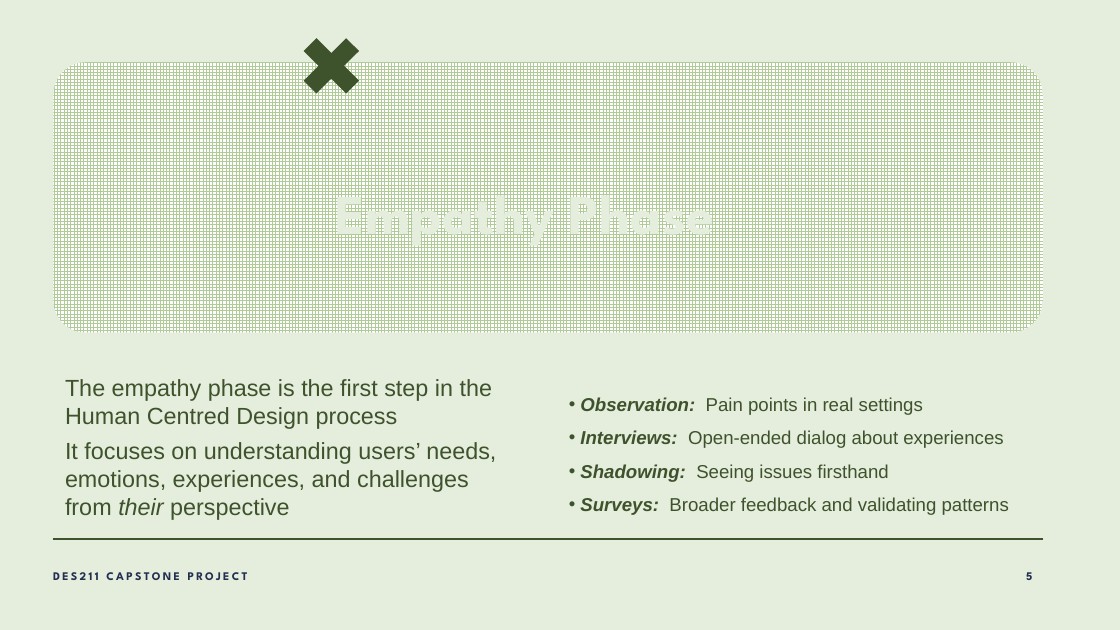
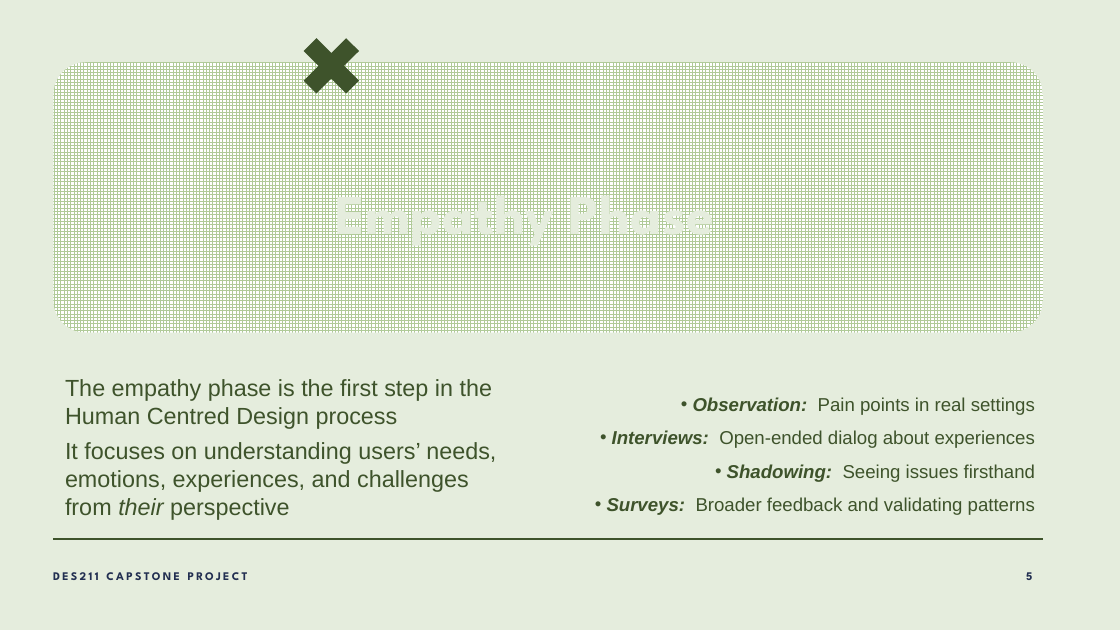
Before and after one commit to lalitm1004/DES211-CCD, a slide deck: slide 5 of presentation.pptx. Drawn at 1120x630 pixels with LibreOffice and Linux fonts; fonts in the diff are those of the drawing; background and template pictures are left out. Boxes give left, top, right and bottom in pixels: in the first picture for what was removed or moved away, otherwise in the second. Text is boxed around its words. In the diff, an @@ line names an element or a change of style, - is before the commit and + after.

```diff
--- a/presentation.pptx
+++ b/presentation.pptx
@@ text "Observation: Pain points in real ..." at [607, 397, 1035, 515]: alignment left to right @@
```
Also in this commit, not shown: 5 other slides changed, 1 slide added, 2 slides removed.
